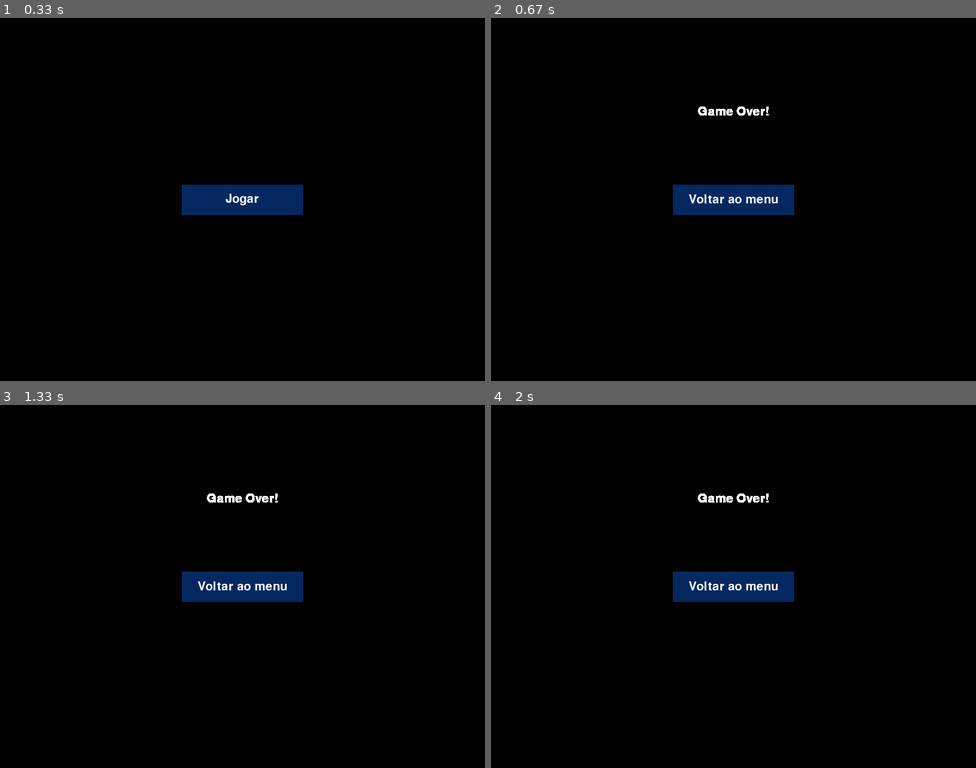
Above: before the commit, frames 1-4 (two rows, left to right).
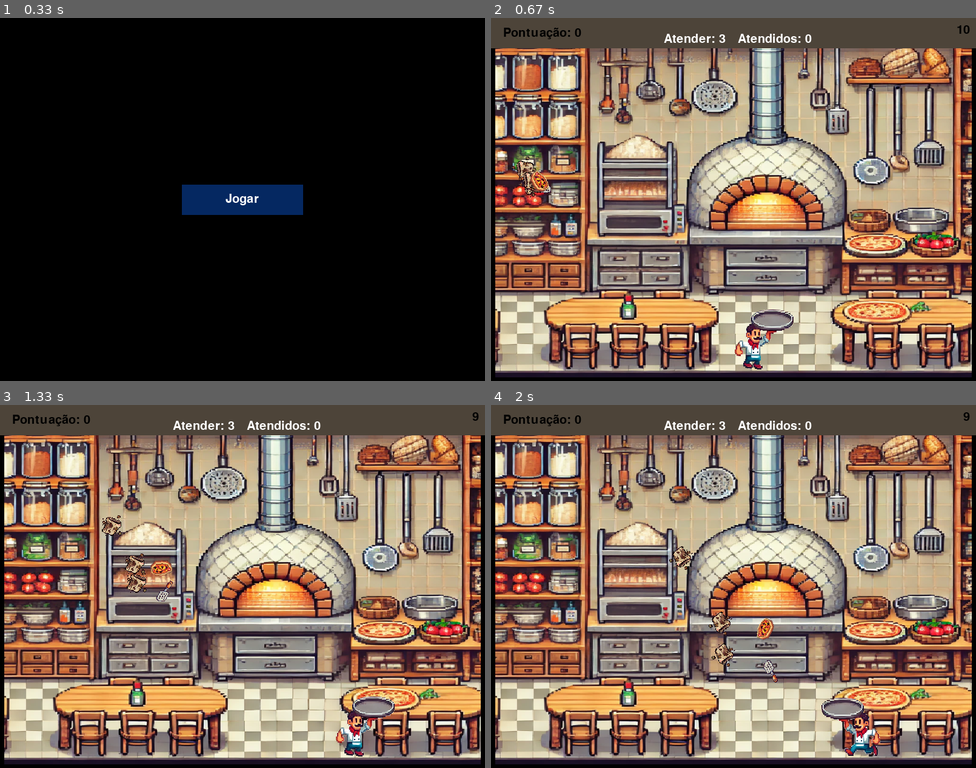
Above: after the commit, the same moments.

Repository: WesleyGCO/Pizza-Panic
Game: pygame game, started from src/main.py
Same seed, same stepped clock (60 frames per second), same inputs: the game is played once before the commit and once after it.
Inputs:
- Up to frame 1 (0.33 s): no input
- Up to frame 2 (0.67 s): click "Jogar" at 0.38 s
- Up to frame 3 (1.33 s): hold Right 0.67-1.13 s; hold Right from 1.17 s (still down)
- Up to frame 4 (2 s): release Right at 1.63 s; hold Left from 1.67 s (still down)

Frame 1 is identical in both runs. In frame 2, 96% of the frame differs, in the area x 0-100%, y 0-99%; in frame 3, 96%; in frame 4, 96%.

Commit message:
Ajuste no contagem_regressiva

Diff:
--- a/src/adapters/primary/use_cases/gerenciar_jogo.py
+++ b/src/adapters/primary/use_cases/gerenciar_jogo.py
@@ -8,12 +8,11 @@
 from adapters.primary.ui.menu_perdeu import MenuPerdeuUI
 from core.services.item_service import ItemService
 from core.services.personagem_service import PersonagemService
-# from core.services.tempo_service import TempoService
+from core.services.tempo_service import TempoService
 
 def iniciar_jogo(tamanho_tela_largura, tamanho_tela_altura):
     jogo_model = Jogo()
     personagem_service = PersonagemService()
-    from core.services.tempo_service import TempoService
     item_service = ItemService()
     tempo_service = TempoService()
     menu_inicial = MenuInicialUI(tamanho_tela_altura, tamanho_tela_largura)
--- a/src/core/services/tempo_service.py
+++ b/src/core/services/tempo_service.py
@@ -21,9 +21,10 @@
     def contagem_regressiva(self, fase_model, tela_altura, tempo):
         # Cria o tempo atual
         tempo_atual = pygame_output_adapter.devolve_tempo() // 1000
-        print("Tempo atual: ", tempo_atual)
-        self.tempo_restante = max(0, fase_model.tempo_inicial - (tempo_atual + fase_model.tempo_inicial))
-        print("Tempo restante: ", self.tempo_restante)
+
+        # print("Tempo atual: ", tempo_atual)
+        self.tempo_restante = max(0, fase_model.tempo_inicial - tempo_atual)
+        # print("Tempo restante: ", self.tempo_restante)
         tempo_formatado = "{:.0f}".format(self.tempo_restante)
 
         # Desenha o tempo restante na tela
